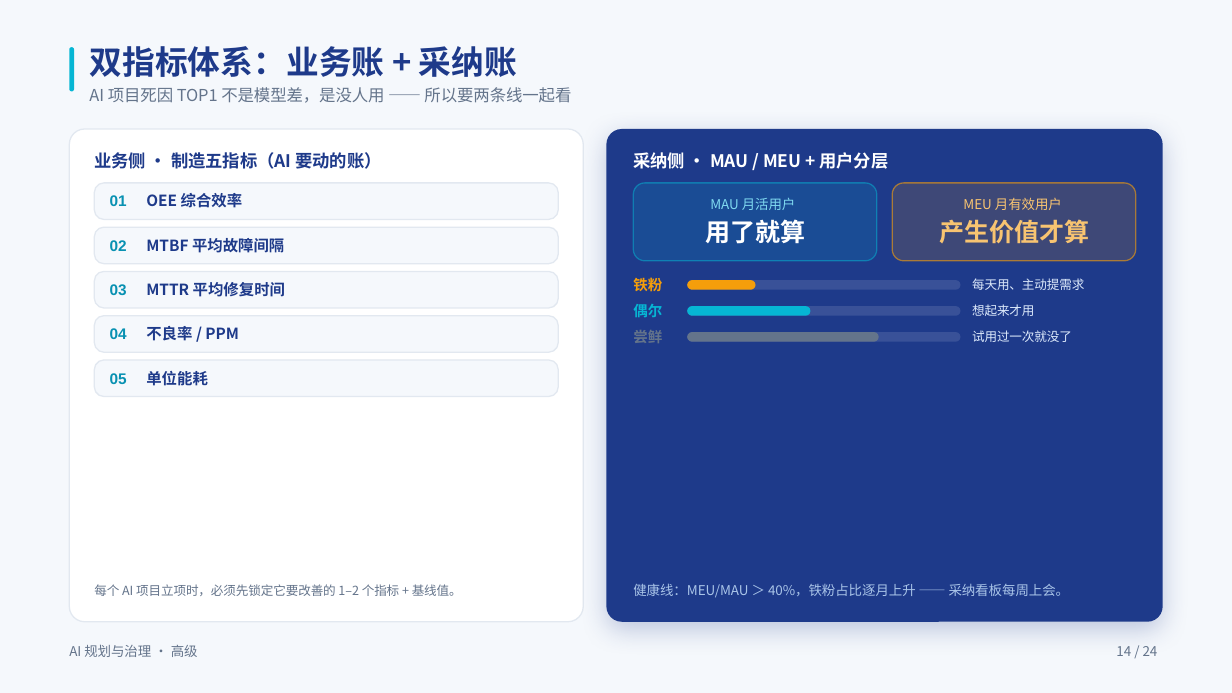
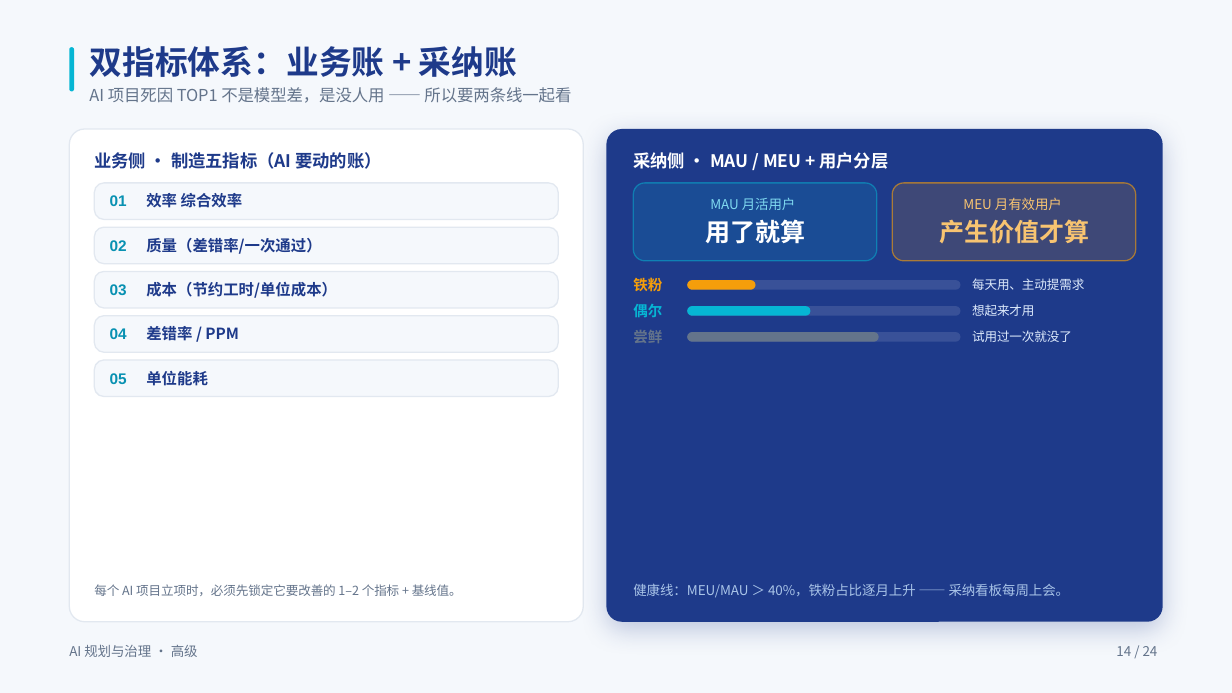
Before and after one commit to swift3000/qiyepinpeixun, a slide deck: slide 14 of 企业AI培训_交付包/高级课程_完整交付包/03_PPT课件/高级_规划层_PPT.pptx. Drawn at 1232x693 pixels with LibreOffice and Linux fonts; fonts in the diff are those of the drawing. Boxes give left, top, right and bottom in pixels: in the first picture for what was removed or moved away, otherwise in the second. Text is boxed around its words. In the diff, an @@ line names an element or a change of style, - is before the commit and + after.

```diff
--- a/企业AI培训_交付包/高级课程_完整交付包/03_PPT课件/高级_规划层_PPT.pptx
+++ b/企业AI培训_交付包/高级课程_完整交付包/03_PPT课件/高级_规划层_PPT.pptx
@@ text at [146,193,243,208]: text changed @@
-OEE 综合效率
+效率 综合效率
@@ text at [146,238,321,254]: text changed @@
-MTBF 平均故障间隔
+质量（差错率/一次通过）
@@ text at [146,282,337,298]: text changed @@
-MTTR 平均修复时间
+成本（节约工时/单位成本）
@@ text at [146,324,239,344]: text changed @@
-不良率 / PPM
+差错率 / PPM
```
Also in this commit, not shown: 16 other slides changed.
